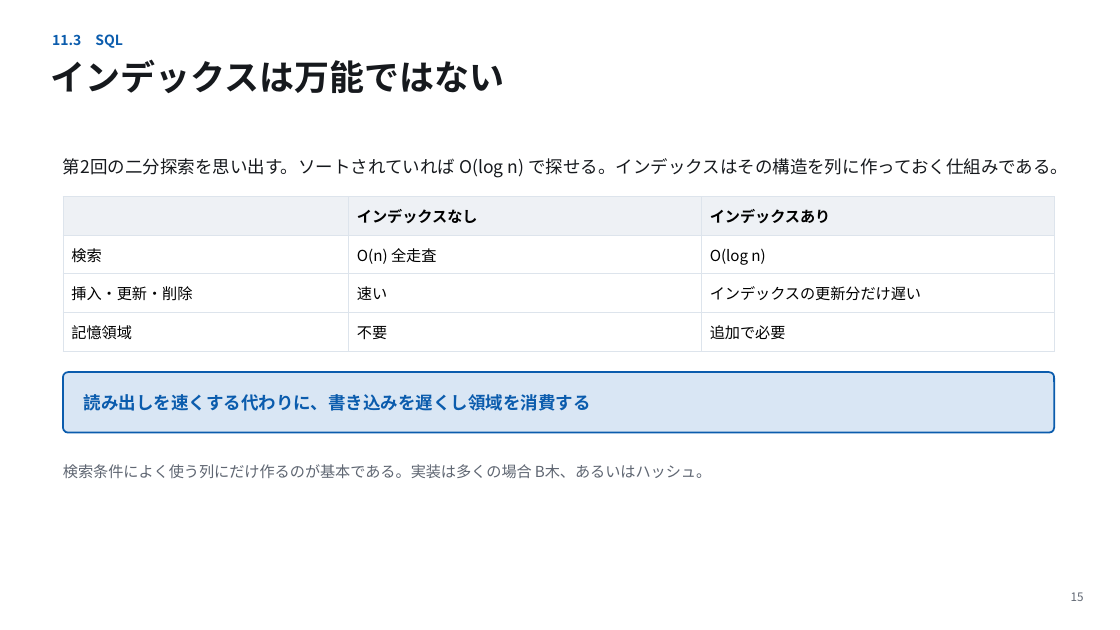
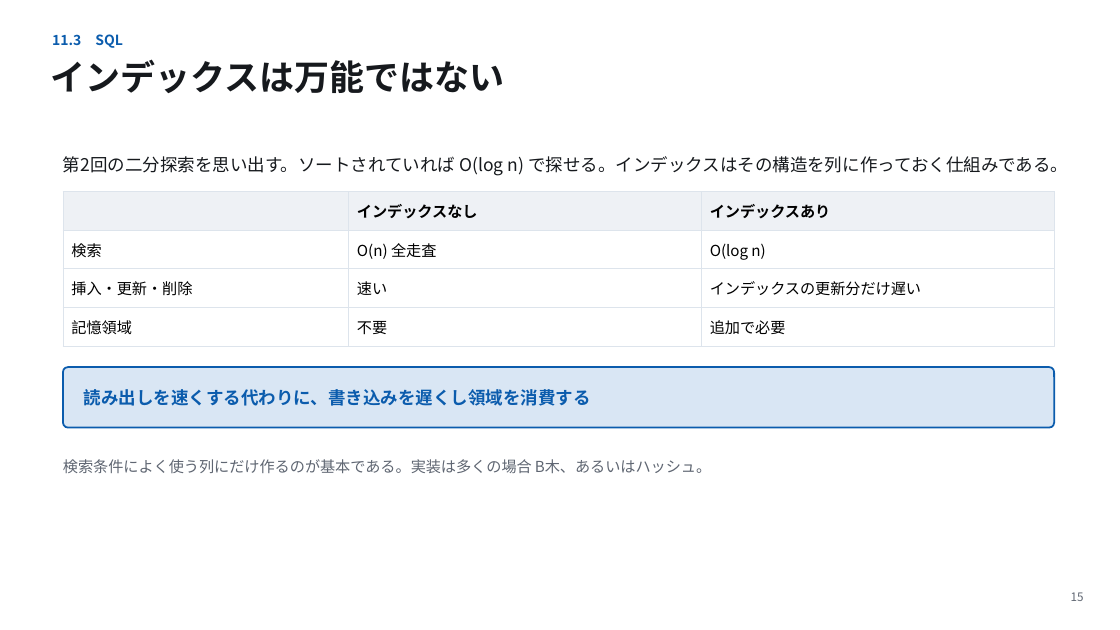
Before and after one commit to koide55/CompOutline, a slide deck: slide 15 of slides/第11回_データベースとデータ処理.pptx. Drawn at 1120x630 pixels with LibreOffice and Linux fonts; fonts in the diff are those of the drawing. Boxes give left, top, right and bottom in pixels: in the first picture for what was removed or moved away, otherwise in the second. Text is boxed around its words. In the diff, an @@ line names an element or a change of style, - is before the commit and + after.

```diff
--- a/slides/第11回_データベースとデータ処理.pptx
+++ b/slides/第11回_データベースとデータ処理.pptx
@@ 2 texts, 1 table, 1 rounded rectangle: place and size @@
-2 texts, 1 table, 1 rounded rectangle at [63,197,1054,478]
+2 texts, 1 table, 1 rounded rectangle at [63,192,1054,473]
```
Also in this commit, not shown: 5 other slides changed, 23 other files.
